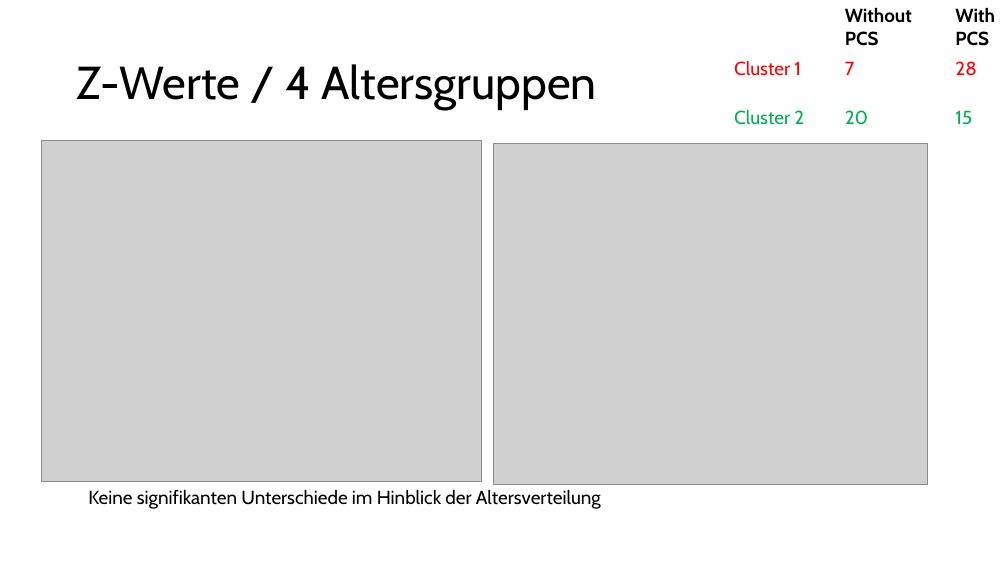
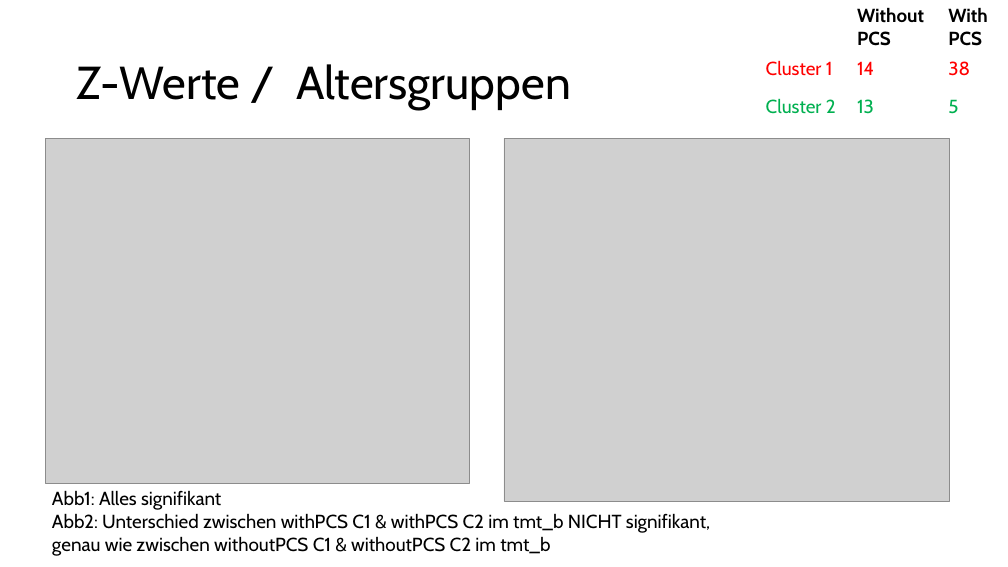
Before and after one commit to JankaMarlene/masters_thesis, a slide deck: slide 9 of presentations/Clustering.pptx (slide 13 before the commit). Drawn at 1008x567 pixels with LibreOffice and Linux fonts; fonts in the diff are those of the drawing; grey boxes stand for pictures. Boxes give left, top, right and bottom in pixels: in the first picture for what was removed or moved away, otherwise in the second. Text is boxed around its words. In the diff, an @@ line names an element or a change of style, - is before the commit and + after.

```diff
--- a/presentations/Clustering.pptx
+++ b/presentations/Clustering.pptx
@@ table at (758, 0, 1008, 131) @@
-row 2, column 2: 7
+row 2, column 2: 14
-row 2, column 3: 28
+row 2, column 3: 38
-row 3, column 2: 20
+row 3, column 2: 13
-row 3, column 3: 15
+row 3, column 3: 5
@@ table: place and size @@
-table at (727, 0, 1008, 151)
+table at (758, 0, 1008, 131)
@@ title at (77, 64, 571, 110): text changed @@
-Z-Werte / 4 Altersgruppen
+Z-Werte / Altersgruppen
@@ picture: place and size @@
-picture at (42, 141, 482, 482)
+picture at (45, 138, 469, 483)
@@ picture: place and size @@
-picture at (493, 144, 927, 485)
+picture at (504, 138, 951, 501)
@@ text at (52, 490, 710, 556): text changed @@
-Keine signifikanten Unterschiede im Hinblick der Altersverteilung
+Abb1: Alles signifikant
+Abb2: Unterschied zwischen withPCS C1 & withPCS C2 im tmt_b NICHT signifikant, genau wie zwischen withoutPCS C1 & withoutPCS C2 im tmt_b
```
Also in this commit, not shown: 6 other slides changed, 9 slides removed.
